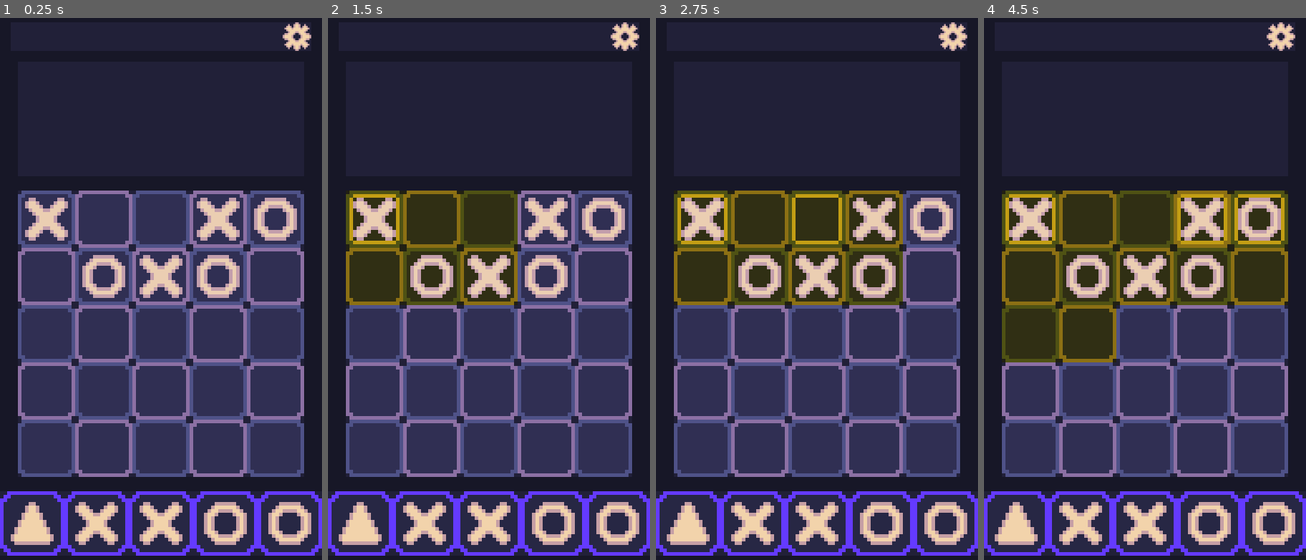
Above: before the commit, frames 1-4 (left to right).
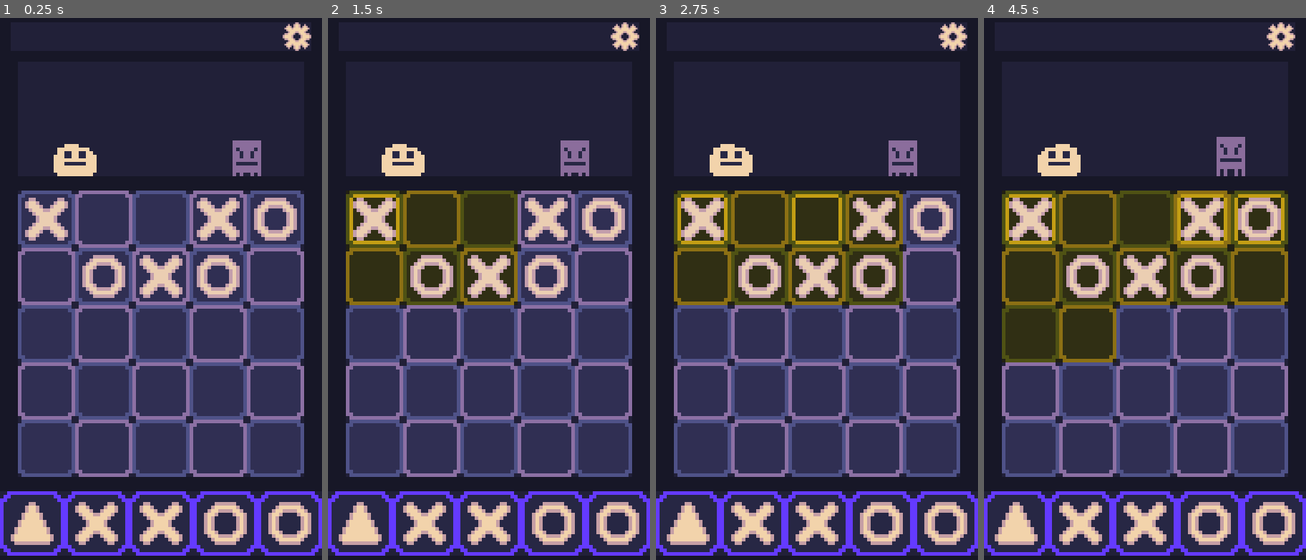
Above: after the commit, the same moments.

Repository: CasualShrub/TacTic
Game: Godot game, scene res://Scenes/DefaultScene.tscn
Two runs of this game, one before a commit and one after it. Both use one fixed random seed, a clock stepped at 60 frames per second and the inputs below.
Inputs (mouse positions are in pixels of both pictures, inside the frame that each line leads up to):
- Up to frame 1 (0.25 s): no input
- Up to frame 2 (1.5 s): drag from (373, 218) to (489, 332) at 0.52 s; tap Enter at 1.25 s; drag from (431, 218) to (489, 332) at 1.27 s
- Up to frame 3 (2.75 s): move the mouse to (817, 218) at 2.02 s; click (817, 218) at 2.1 s
- Up to frame 4 (4.5 s): drag from (1202, 218) to (1029, 218) at 2.77 s; drag from (1260, 218) to (1087, 218) at 3.52 s; tap Space at 4.25 s; drag from (1029, 278) to (1145, 218) at 4.27 s

The runs differ from the first frame. In frame 1, 1.0% of the frame differs, in the area x 16-82%, y 22-30%; in frame 2, 1.0%; in frame 3, 1.0%; in frame 4, 1.1%, in the area x 16-82%, y 21-30%.

Commit message:
Added player and enemy character sprites

Diff:
--- a/TacTic/Scenes/PlayerPanel.tscn
+++ b/TacTic/Scenes/PlayerPanel.tscn
@@ -1,4 +1,7 @@
-[gd_scene format=3 uid="uid://curkyydbq40r4"]
+[gd_scene load_steps=3 format=3 uid="uid://curkyydbq40r4"]
+
+[ext_resource type="SpriteFrames" uid="uid://2tmlq3kgs7s3" path="res://SpriteFrames/PlayerCharacter.tres" id="1_l3krh"]
+[ext_resource type="SpriteFrames" uid="uid://bwwbp3g4jso8" path="res://SpriteFrames/NoChaser.tres" id="2_lhf2x"]
 
 [node name="PlayerPanel" type="Node2D"]
 
@@ -10,3 +13,20 @@
 mouse_filter = 2
 color = Color(0.603922, 0.560784, 1, 0.0784314)
 metadata/_edit_lock_ = true
+
+[node name="PlayerCharacter" type="Node2D" parent="."]
+position = Vector2(-24, 8)
+
+[node name="AnimatedSprite2D" type="AnimatedSprite2D" parent="PlayerCharacter"]
+sprite_frames = ExtResource("1_l3krh")
+animation = &"idle"
+autoplay = "idle"
+frame_progress = 0.871318
+
+[node name="EnemyCharacter" type="Node2D" parent="."]
+position = Vector2(24, 8)
+
+[node name="AnimatedSprite2D" type="AnimatedSprite2D" parent="EnemyCharacter"]
+sprite_frames = ExtResource("2_lhf2x")
+animation = &"idle"
+autoplay = "idle"
--- /dev/null
+++ b/TacTic/SpriteFrames/NoChaser.tres
@@ -0,0 +1,25 @@
+[gd_resource type="SpriteFrames" load_steps=4 format=3 uid="uid://bwwbp3g4jso8"]
+
+[ext_resource type="Texture2D" uid="uid://cgpby3sra036a" path="res://Art/NoChaser.png" id="1_kevs4"]
+
+[sub_resource type="AtlasTexture" id="AtlasTexture_yqegj"]
+atlas = ExtResource("1_kevs4")
+region = Rect2(0, 0, 16, 16)
+
+[sub_resource type="AtlasTexture" id="AtlasTexture_bda5t"]
+atlas = ExtResource("1_kevs4")
+region = Rect2(16, 0, 16, 16)
+
+[resource]
+animations = [{
+"frames": [{
+"duration": 1.0,
+"texture": SubResource("AtlasTexture_yqegj")
+}, {
+"duration": 1.0,
+"texture": SubResource("AtlasTexture_bda5t")
+}],
+"loop": true,
+"name": &"idle",
+"speed": 5.0
+}]
--- /dev/null
+++ b/TacTic/SpriteFrames/PlayerCharacter.tres
@@ -0,0 +1,25 @@
+[gd_resource type="SpriteFrames" load_steps=4 format=3 uid="uid://2tmlq3kgs7s3"]
+
+[ext_resource type="Texture2D" uid="uid://cojr0uk604osw" path="res://Art/BenjaminEverson.png" id="1_i2a2u"]
+
+[sub_resource type="AtlasTexture" id="AtlasTexture_fv47f"]
+atlas = ExtResource("1_i2a2u")
+region = Rect2(0, 0, 16, 16)
+
+[sub_resource type="AtlasTexture" id="AtlasTexture_lxiv2"]
+atlas = ExtResource("1_i2a2u")
+region = Rect2(16, 0, 16, 16)
+
+[resource]
+animations = [{
+"frames": [{
+"duration": 1.0,
+"texture": SubResource("AtlasTexture_fv47f")
+}, {
+"duration": 1.0,
+"texture": SubResource("AtlasTexture_lxiv2")
+}],
+"loop": true,
+"name": &"idle",
+"speed": 5.0
+}]
